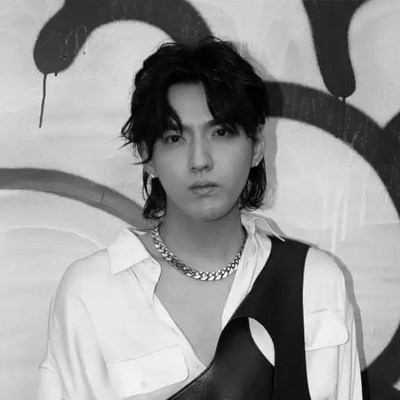
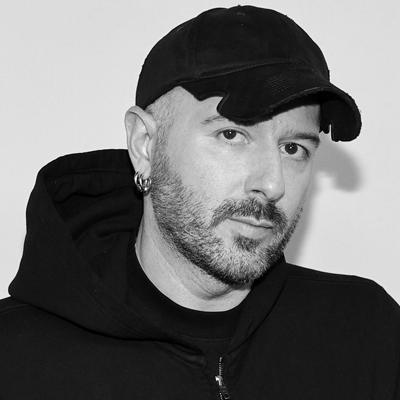
Layer changes from the first 400×400 image to the second:
added layer "Layer 4" above "Layer 3" over [0, 0, 400, 400]
added layer "Layer 3" above "Layer 2" over [0, 0, 400, 400]
